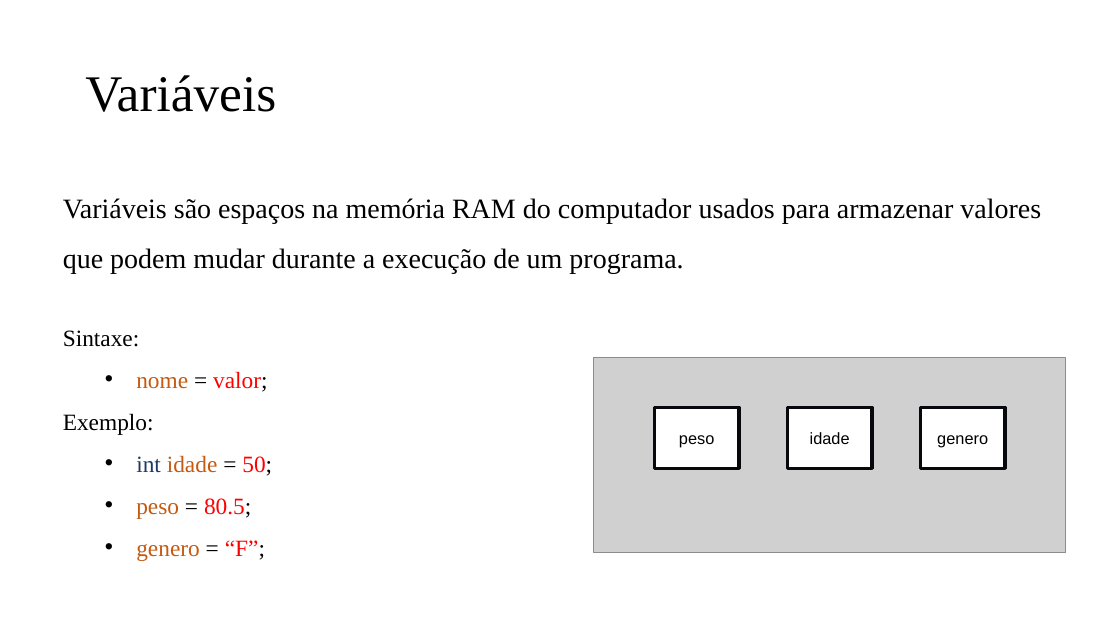
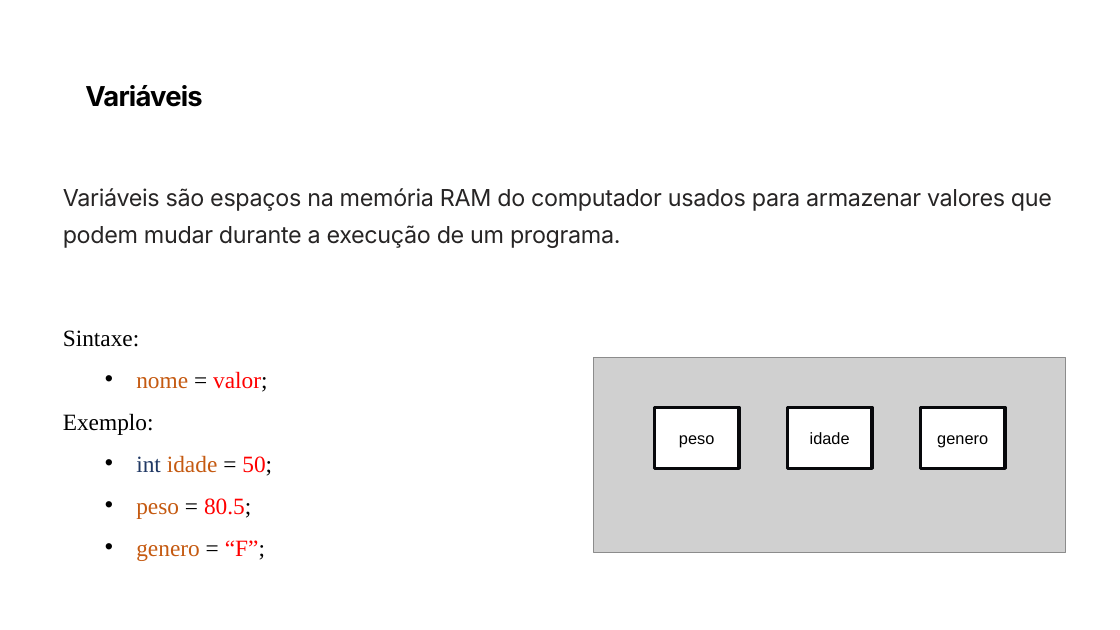
Before and after one commit to PedroMiho/UMC, a slide deck: slide 7 of Software Básico/Aula 02 - Algoritmos/Aula 02 - Variaveis.pptx. Drawn at 1120x630 pixels with LibreOffice and Linux fonts; fonts in the diff are those of the drawing; grey boxes stand for pictures; background and template pictures are left out. Boxes give left, top, right and bottom in pixels: in the first picture for what was removed or moved away, otherwise in the second. Text is boxed around its words. In the diff, an @@ line names an element or a change of style, - is before the commit and + after.

```diff
--- a/Software Básico/Aula 02 - Algoritmos/Aula 02 - Variaveis.pptx
+++ b/Software Básico/Aula 02 - Algoritmos/Aula 02 - Variaveis.pptx
@@ title "Variáveis" at box(85, 85, 202, 107): size 44 to 23.5 pt, font Times New Roman to Inter, letter spacing 0 to -0.7 pt, bold on; line spacing 0.9 to 1.04 @@
@@ text "Variáveis são espaços na memória ..." at box(63, 188, 1052, 248): size 24 to 20 pt, font Times New Roman to Inter, text colour #000000 to #272525, letter spacing 0 to -0.3 pt; line spacing 1.5 to 1.33; less space between paragraphs @@
```
Also in this commit, not shown: 6 other slides changed.
